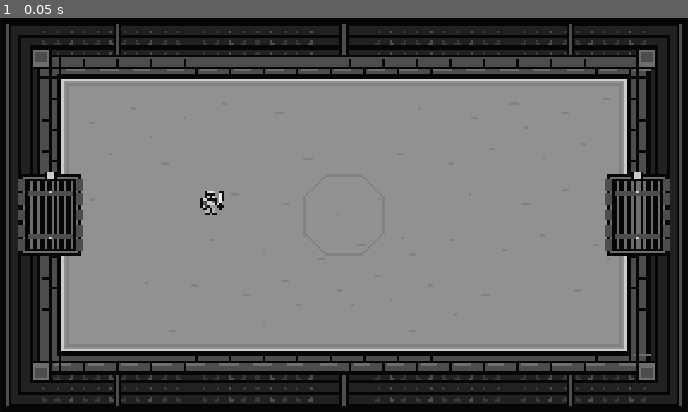
Above: before the commit, frame 1.
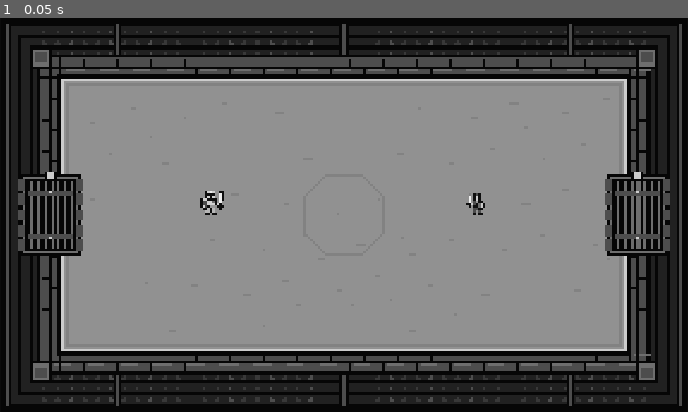
Above: after the commit, the same moment.

Repository: JoshuaLi-hua/divine-coliseum
Game: Godot game, scene res://scenes/main/main.tscn
Same seed, same stepped clock (60 frames per second), same inputs: the game is played once before the commit and once after it.
Inputs:
- Up to frame 1 (0.05 s): no input

The runs differ from the first frame. In frame 1, less than 0.1% of the frame differs, in the area x 67-71%, y 44-50%.

Commit message:
Divine Coliseum - Step 3 Arena Militia Prototype

Diff:
--- a/scenes/arena/arena.tscn
+++ b/scenes/arena/arena.tscn
@@ -1,7 +1,9 @@
-[gd_scene load_steps=3 format=3]
+[gd_scene load_steps=4 format=3]
 
 [ext_resource type="Script" path="res://scenes/arena/arena.gd" id="1_arena"]
 [ext_resource type="PackedScene" path="res://scenes/units/ironbound_knight.tscn" id="2_knight"]
+
+[ext_resource type="PackedScene" path="res://scenes/units/arena_militia.tscn" id="3_militia"]
 
 [node name="Arena" type="Node2D"]
 script = ExtResource("1_arena")
@@ -13,3 +15,6 @@
 
 [node name="IronboundKnight" parent="." instance=ExtResource("2_knight")]
 position = Vector2(-320, 0)
+
+[node name="ArenaMilitia" parent="." instance=ExtResource("3_militia")]
+position = Vector2(320, 0)
--- /dev/null
+++ b/scenes/units/arena_militia.tscn
@@ -0,0 +1,88 @@
+[gd_scene load_steps=2 format=3]
+
+[ext_resource type="PackedScene" path="res://scenes/units/unit.tscn" id="1_unit"]
+
+[node name="ArenaMilitia" instance=ExtResource("1_unit")]
+team = 1
+unit_name = "Arena Militia"
+max_health = 50
+move_speed = 105.0
+attack_damage = 8
+attack_range = 42.0
+attack_cooldown = 1.2
+
+[node name="Boots" type="Polygon2D" parent="Visual" index="0"]
+color = Color(0.06, 0.06, 0.06, 1)
+polygon = PackedVector2Array(-8, -13, -1, -13, -2, 0, -12, 0, -12, -4, -9, -4)
+
+[node name="BackBoot" type="Polygon2D" parent="Visual" index="1"]
+color = Color(0.06, 0.06, 0.06, 1)
+polygon = PackedVector2Array(2, -13, 8, -13, 9, -4, 11, -4, 11, 0, 2, 0)
+
+[node name="Trousers" type="Polygon2D" parent="Visual" index="2"]
+color = Color(0.3, 0.3, 0.3, 1)
+polygon = PackedVector2Array(-8, -23, 8, -23, 7, -8, 2, -8, 0, -17, -2, -8, -8, -8)
+
+[node name="TunicOutline" type="Polygon2D" parent="Visual" index="3"]
+color = Color(0.06, 0.06, 0.06, 1)
+polygon = PackedVector2Array(-7, -38, 6, -38, 11, -31, 9, -18, -10, -18, -12, -28)
+
+[node name="Tunic" type="Polygon2D" parent="Visual" index="4"]
+color = Color(0.3, 0.3, 0.3, 1)
+polygon = PackedVector2Array(-5, -36, 4, -36, 8, -30, 6, -21, -7, -21, -9, -28)
+
+[node name="SmallBreastplate" type="Polygon2D" parent="Visual" index="5"]
+color = Color(0.6, 0.6, 0.6, 1)
+polygon = PackedVector2Array(-5, -35, 4, -35, 6, -30, 4, -26, -5, -26, -7, -30)
+
+[node name="Belt" type="Polygon2D" parent="Visual" index="6"]
+color = Color(0.06, 0.06, 0.06, 1)
+polygon = PackedVector2Array(-9, -24, 8, -24, 8, -21, -9, -21)
+
+[node name="SwordOutline" type="Polygon2D" parent="Visual" index="7"]
+color = Color(0.06, 0.06, 0.06, 1)
+polygon = PackedVector2Array(-21, -44, -18, -48, -15, -44, -16, -26, -12, -26, -12, -22, -17, -22, -17, -15, -21, -15, -21, -22, -25, -22, -25, -26, -21, -26)
+
+[node name="ShortBlade" type="Polygon2D" parent="Visual" index="8"]
+color = Color(0.94, 0.94, 0.94, 1)
+polygon = PackedVector2Array(-19, -43, -18, -45, -17, -43, -18, -27, -19, -27)
+
+[node name="SwordGuard" type="Polygon2D" parent="Visual" index="9"]
+color = Color(0.6, 0.6, 0.6, 1)
+polygon = PackedVector2Array(-23, -25, -14, -25, -14, -23, -23, -23)
+
+[node name="SwordHand" type="Polygon2D" parent="Visual" index="10"]
+color = Color(0.8, 0.8, 0.8, 1)
+polygon = PackedVector2Array(-16, -28, -12, -30, -9, -26, -13, -22, -17, -23)
+
+[node name="HeadOutline" type="Polygon2D" parent="Visual" index="11"]
+color = Color(0.06, 0.06, 0.06, 1)
+polygon = PackedVector2Array(-7, -48, 6, -48, 8, -43, 6, -35, -4, -35, -7, -39, -10, -40, -10, -43, -7, -44)
+
+[node name="OpenFace" type="Polygon2D" parent="Visual" index="12"]
+color = Color(0.8, 0.8, 0.8, 1)
+polygon = PackedVector2Array(-5, -46, 4, -46, 5, -42, 3, -37, -3, -37, -5, -41, -7, -41, -5, -43)
+
+[node name="ClothCap" type="Polygon2D" parent="Visual" index="13"]
+color = Color(0.06, 0.06, 0.06, 1)
+polygon = PackedVector2Array(-9, -47, -6, -53, 3, -53, 7, -49, 7, -45, -9, -45)
+
+[node name="CapFold" type="Polygon2D" parent="Visual" index="14"]
+color = Color(0.3, 0.3, 0.3, 1)
+polygon = PackedVector2Array(-6, -48, -4, -51, 2, -51, 4, -48)
+
+[node name="Eye" type="Polygon2D" parent="Visual" index="15"]
+color = Color(0.06, 0.06, 0.06, 1)
+polygon = PackedVector2Array(-5, -44, -3, -44, -3, -42, -5, -42)
+
+[node name="RoundShieldOutline" type="Polygon2D" parent="Visual" index="16"]
+color = Color(0.06, 0.06, 0.06, 1)
+polygon = PackedVector2Array(5, -33, 13, -33, 19, -27, 19, -19, 13, -13, 5, -13, -1, -19, -1, -27)
+
+[node name="RoundShieldFace" type="Polygon2D" parent="Visual" index="17"]
+color = Color(0.43, 0.43, 0.43, 1)
+polygon = PackedVector2Array(6, -30, 12, -30, 16, -26, 16, -20, 12, -16, 6, -16, 2, -20, 2, -26)
+
+[node name="ShieldBoss" type="Polygon2D" parent="Visual" index="18"]
+color = Color(0.8, 0.8, 0.8, 1)
+polygon = PackedVector2Array(7, -26, 11, -26, 12, -23, 11, -20, 7, -20, 6, -23)
--- a/scenes/units/ironbound_knight.tscn
+++ b/scenes/units/ironbound_knight.tscn
@@ -3,6 +3,7 @@
 [ext_resource type="PackedScene" path="res://scenes/units/unit.tscn" id="1_unit"]
 
 [node name="IronboundKnight" instance=ExtResource("1_unit")]
+team = 0
 unit_name = "Ironbound Knight"
 max_health = 180
 move_speed = 120.0
--- a/scenes/units/unit.gd
+++ b/scenes/units/unit.gd
@@ -1,6 +1,9 @@
 extends CharacterBody2D
 ## Minimal shared foundation. Stats are inert until later gameplay steps.
 
+enum Team { PLAYER, ENEMY }
+
+@export var team: Team = Team.PLAYER
 @export var unit_name: String = "Unit"
 @export var max_health: int = 1
 @export var move_speed: float = 0.0
